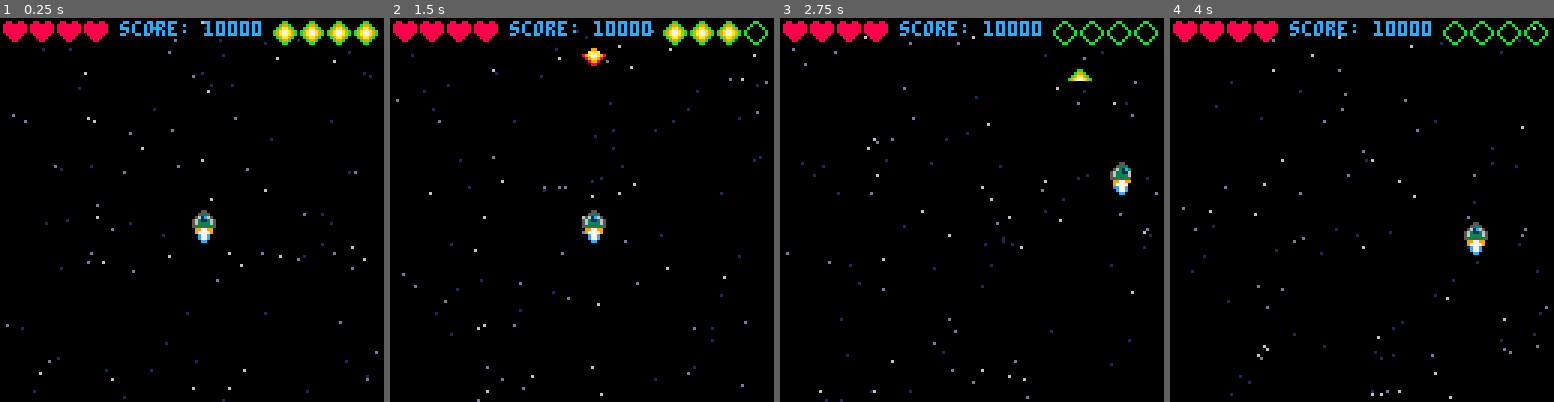
Above: before the commit, frames 1-4 (left to right).
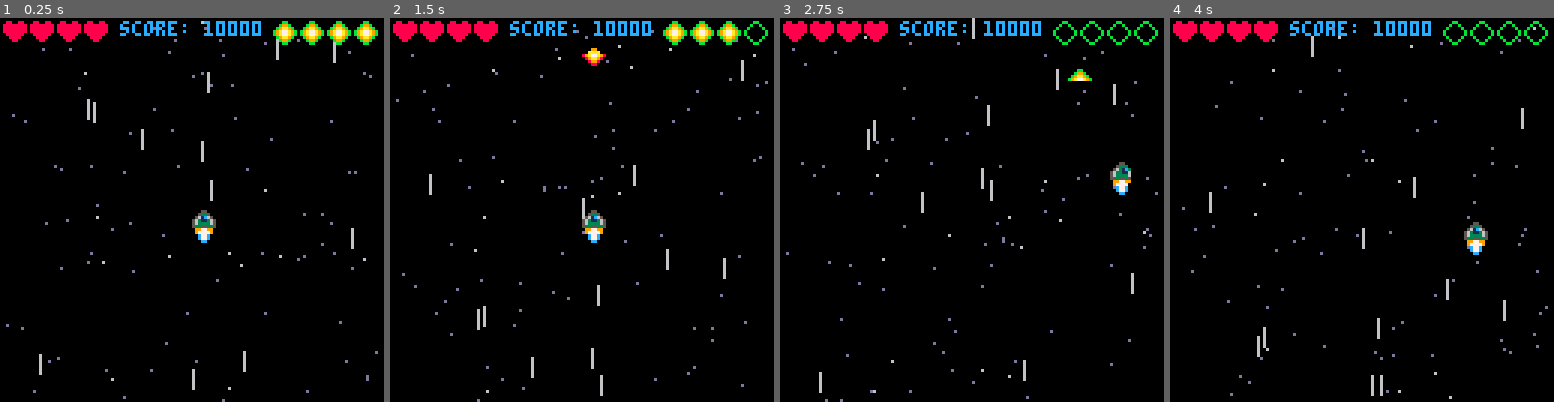
Above: after the commit, the same moments.

Repository: simonanger/pico8_shmup
Game: PICO-8 cartridge shmup.p8
Same seed, same stepped clock (60 frames per second), same inputs: the game is played once before the commit and once after it.
Inputs:
- Up to frame 1 (0.25 s): no input
- Up to frame 2 (1.5 s): tap X (X key) at 0.33, 1.07 s; tap O (Z key) at 0.7 s
- Up to frame 3 (2.75 s): hold Right 1.6-2.1 s; tap O (Z key) at 1.7, 2.1, 2.5 s; tap X (X key) at 1.85 s; hold Up 2.15-2.42 s; hold Right from 2.47 s (still down)
- Up to frame 4 (4 s): tap O (Z key) at 2.9, 3.3, 3.7 s; tap X (X key) at 2.97 s; release Right at 3.03 s; hold Left 3.08-3.58 s; hold Down 3.63-3.97 s

The runs differ from the first frame. In frame 1, 0.7% of the frame differs, in the area x 5-97%, y 2-100%; in frame 2, 0.7%, in the area x 5-97%, y 3-98%; in frame 3, 0.7%; in frame 4, 0.7%.

Commit message:
star trails for closer stars

Diff:
--- a/shmup.p8
+++ b/shmup.p8
@@ -168,12 +168,14 @@
 function starfield()
  for i=1,#starx do
   local scol=6
-
-  if starspd[i]<1.5 then
+  local lx=starx[i]
+  local ly=stary[i]
+
+  if starspd[i]>1.7 then
+  	line(lx,ly,lx,ly-6,scol)
+  elseif starspd[i]<1.5 then
    scol=13
-  end
-
-  if starspd[i]<1 then
+  elseif starspd[i]<1 then
    scol=1
   end
 
